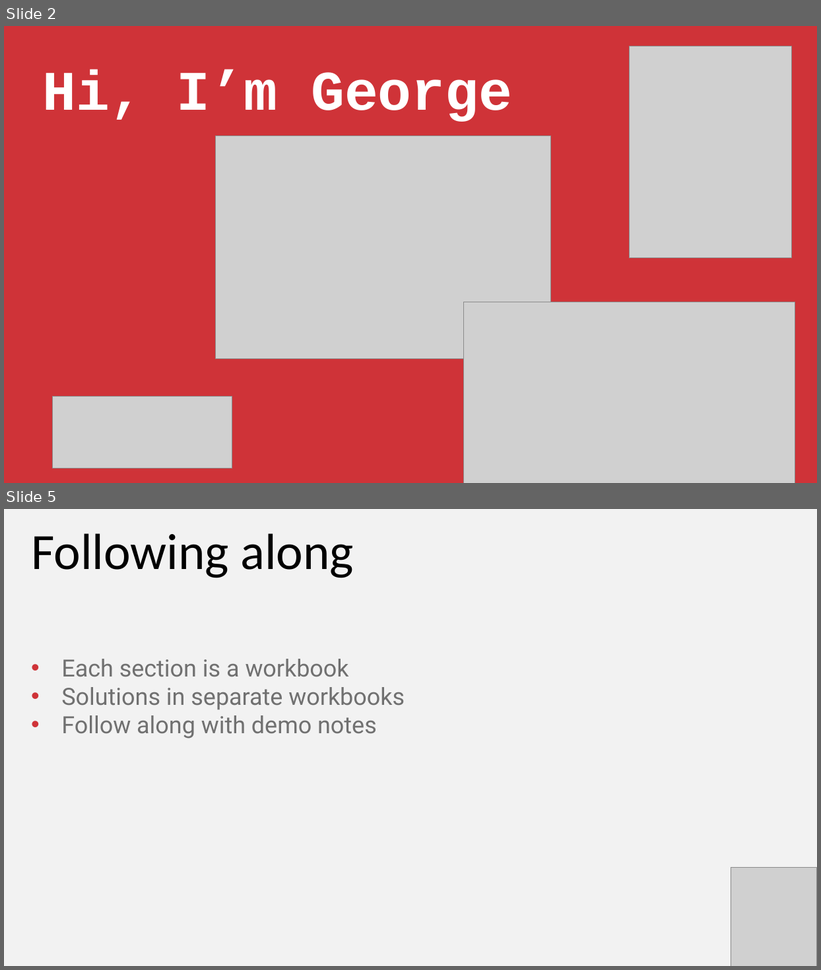
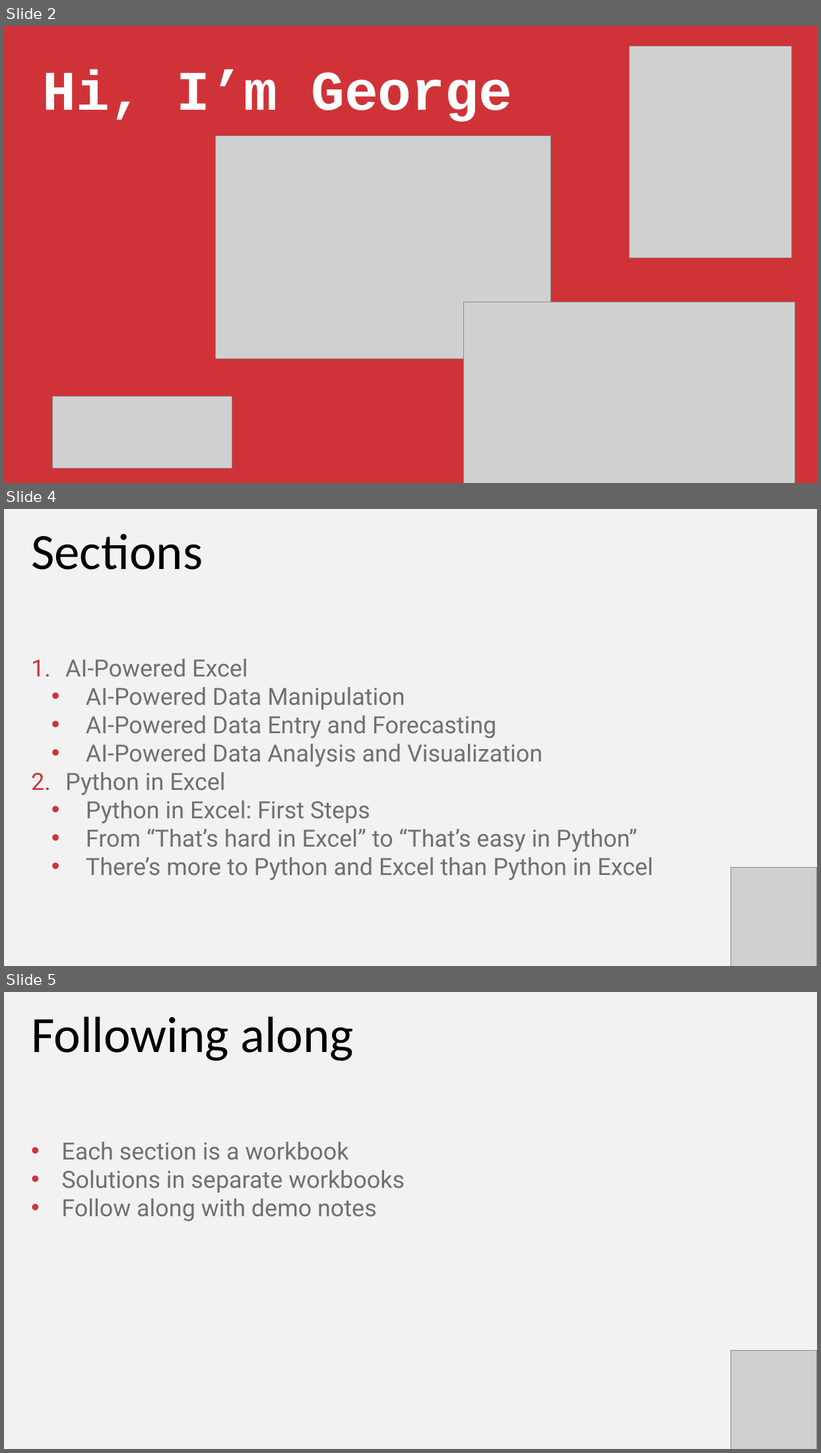
Before and after one commit to stringfestdata/xlgs-2024-analytics-2_0, a slide deck: xlgs-analytics-2_0-slides.pptx. Shown one above the other, each under a label of ours: slides 2 and 5 before the commit, slides 2, 4 and 5 after it; the slides between them are not shown. The pictures are 821x970 and 821x1453 pixels, drawn with LibreOffice and Linux fonts; fonts in the diff are those of the drawing; grey boxes stand for pictures. Boxes give left, top, right and bottom in pixels: in the first picture for what was removed or moved away, otherwise in the second. Text is boxed around its words. In the diff, an @@ line names an element or a change of style, - is before the commit and + after.

```diff
--- a/xlgs-analytics-2_0-slides.pptx
+++ b/xlgs-analytics-2_0-slides.pptx
@@ slide 4 added at [4, 509, 817, 966], background #F2F2F2 @@
@@ text added at [31, 533, 203, 570], 90 pt, text #000000 @@
+Sections
@@ text added at [65, 659, 653, 881], 42 pt, text #707070 @@
+1. AI-Powered Excel
+  • AI-Powered Data Manipulation
+  • AI-Powered Data Entry and Forecasting
+  • AI-Powered Data Analysis and Visualization
+2. Python in Excel
+  • Python in Excel: First Steps
+  • From “That’s hard in Excel” to “That’s easy in Python”
+  • There’s more to Python and Excel than Python in Excel
@@ picture added at [731, 867, 816, 966] @@
```
Also in this commit, not shown: 4 other slides added, 2 slides removed.
